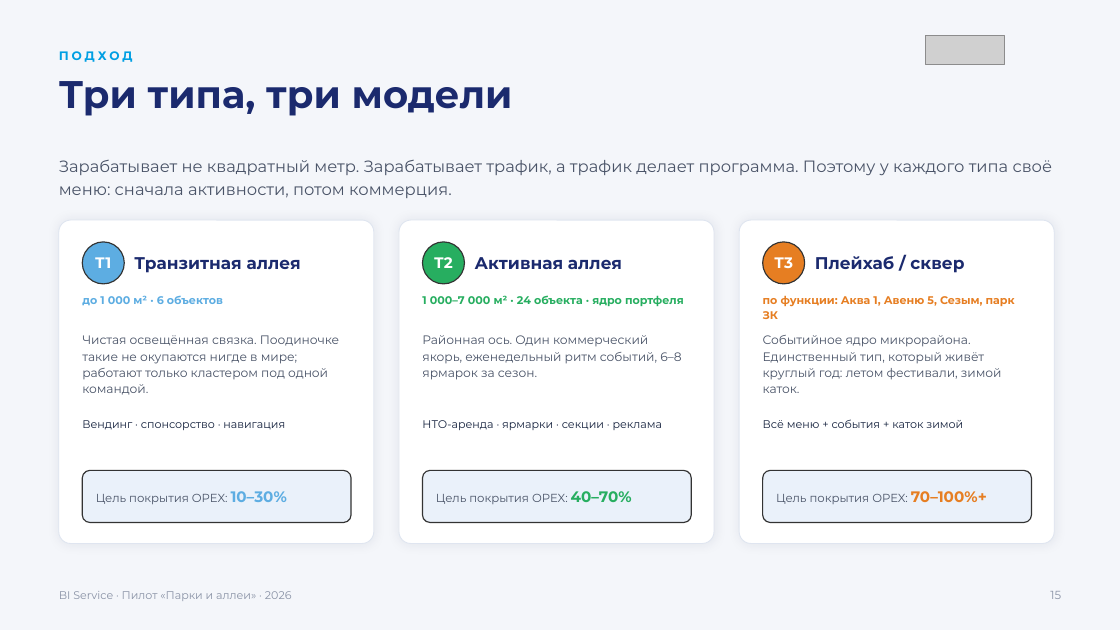
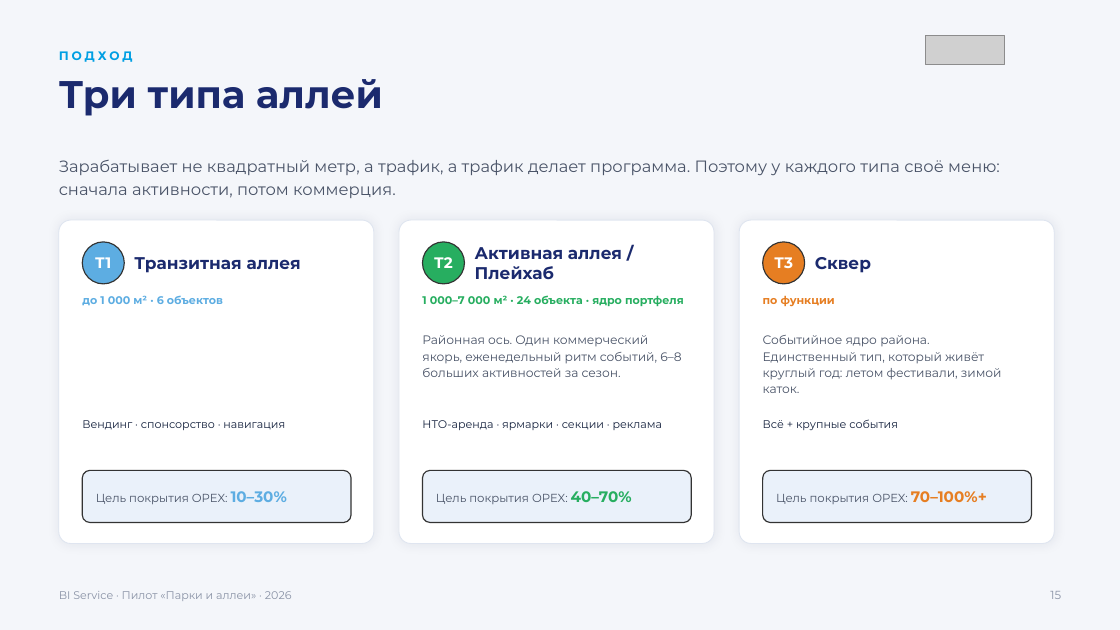
Before and after one commit to jprashkevich/bi-korshiler, a slide deck: slide 6 of docs/research/BIG-Life-park-pilot.pptx (slide 16 before the commit). Drawn at 1120x630 pixels with LibreOffice and Linux fonts; fonts in the diff are those of the drawing; grey boxes stand for pictures. Boxes give left, top, right and bottom in pixels: in the first picture for what was removed or moved away, otherwise in the second. Text is boxed around its words. In the diff, an @@ line names an element or a change of style, - is before the commit and + after.

```diff
--- a/docs/research/BIG-Life-park-pilot.pptx
+++ b/docs/research/BIG-Life-park-pilot.pptx
@@ text at (x1=59, y1=79, x2=383, y2=116): text changed @@
-Три типа, три модели
+Три типа аллей
@@ text at (x1=59, y1=160, x2=1000, y2=198): text changed @@
-Зарабатывает не квадратный метр. Зарабатывает трафик, а трафик делает программа. Поэтому у каждого типа своё меню: сначала активности, потом коммерция.
+Зарабатывает не квадратный метр, а трафик, а трафик делает программа. Поэтому у каждого типа своё меню: сначала активности, потом коммерция.
@@ text at (x1=475, y1=247, x2=622, y2=280): text changed @@
-Активная аллея
+Активная аллея / Плейхаб
@@ text at (x1=815, y1=257, x2=871, y2=273): text changed @@
-Плейхаб / сквер
+Сквер
@@ text at (x1=763, y1=295, x2=835, y2=307): text changed @@
-по функции: Аква 1, Авеню 5, Сезым, парк ЗК
+по функции
@@ text removed at (x1=82, y1=335, x2=339, y2=395) @@
-Чистая освещённая связка. Поодиночке такие не окупаются нигде в мире; работают только кластером под одной командой.
@@ text at (x1=422, y1=335, x2=681, y2=377): text changed @@
-Районная ось. Один коммерческий якорь, еженедельный ритм событий, 6–8 ярмарок за сезон.
+Районная ось. Один коммерческий якорь, еженедельный ритм событий, 6–8 больших активностей за сезон.
@@ text at (x1=763, y1=335, x2=1002, y2=393): text changed @@
-Событийное ядро микрорайона. Единственный тип, который живёт круглый год: летом фестивали, зимой каток.
+Событийное ядро района.
+Единственный тип, который живёт круглый год: летом фестивали, зимой каток.
@@ text at (x1=763, y1=419, x2=898, y2=430): text changed @@
-Всё меню + события + каток зимой
+Всё + крупные события
```
Also in this commit, not shown: 17 other slides changed, 2 slides added, 15 slides removed, 1 other file.
